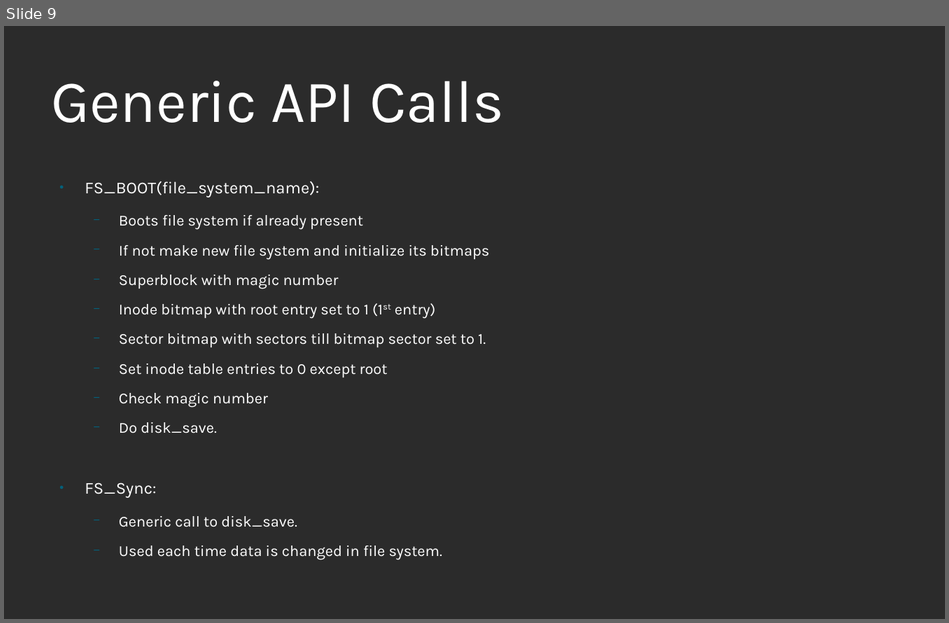
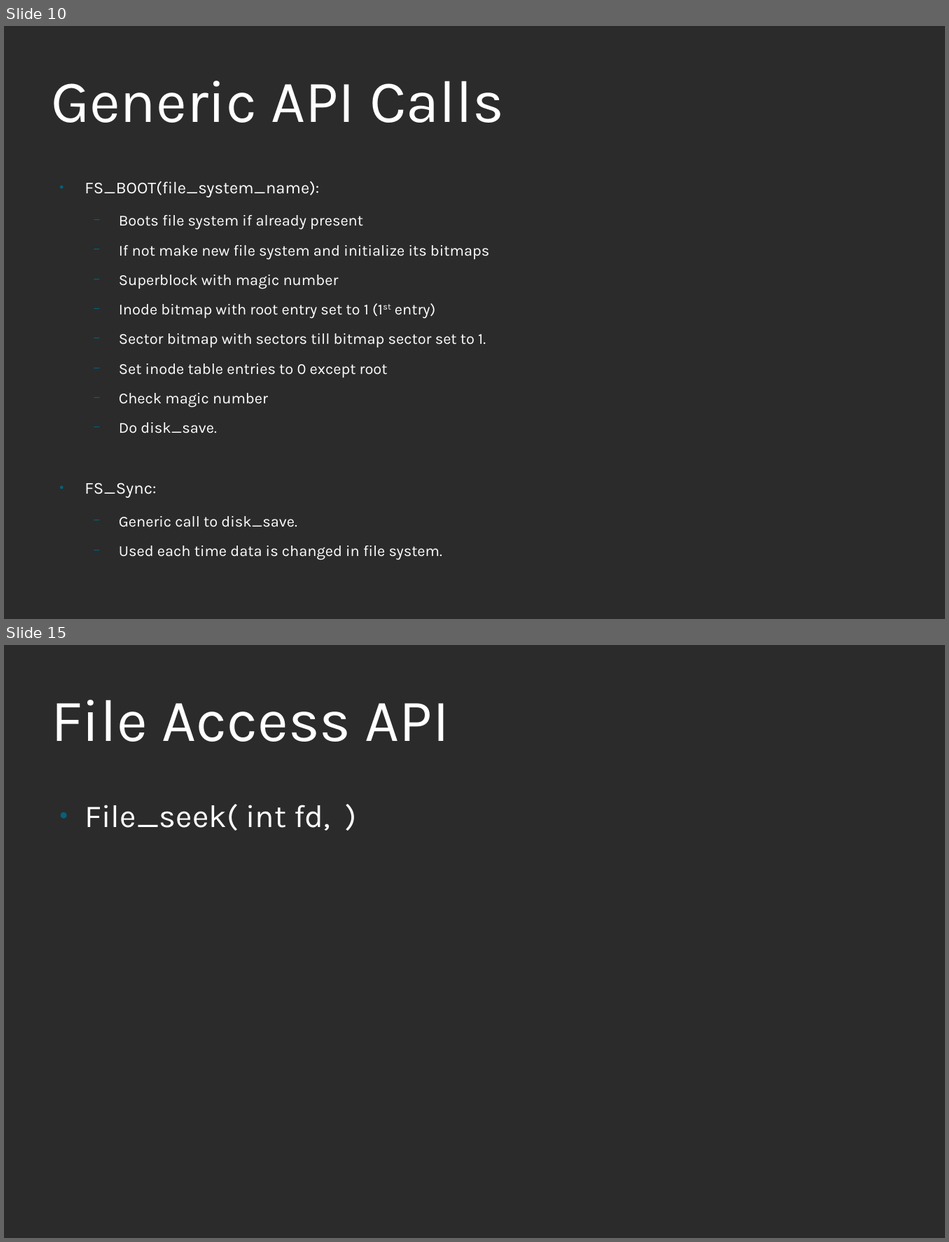
Before and after one commit to ankitmishra16/FIle-System, a slide deck: OS_Project_Report.odp. Shown one above the other, each under a label of ours: slide 9 before the commit, slides 10 and 15 after it; the slides between them are not shown. The pictures are 949x623 and 949x1242 pixels, drawn with LibreOffice and Linux fonts; fonts in the diff are those of the drawing; background and template pictures are left out; a plain dark background stands for a picture behind light text. Boxes give left, top, right and bottom in pixels: in the first picture for what was removed or moved away, otherwise in the second. Text is boxed around its words. In the diff, an @@ line names an element or a change of style, - is before the commit and + after.

```diff
--- a/OS_Project_Report.odp
+++ b/OS_Project_Report.odp
@@ slide 15 added at (4, 645, 945, 1238), background picture (left out) @@
@@ title added at (51, 700, 449, 742), 60 pt, text #FFFFFF @@
+File Access API
@@ text added at (84, 804, 330, 831), 32 pt, text #FFFFFF @@
+● File_seek( int fd, )
@@ what was slide 9 is now slide 10 @@
```
Also in this commit, not shown: 8 slides changed, 4 other slides added, 1 slide removed.
